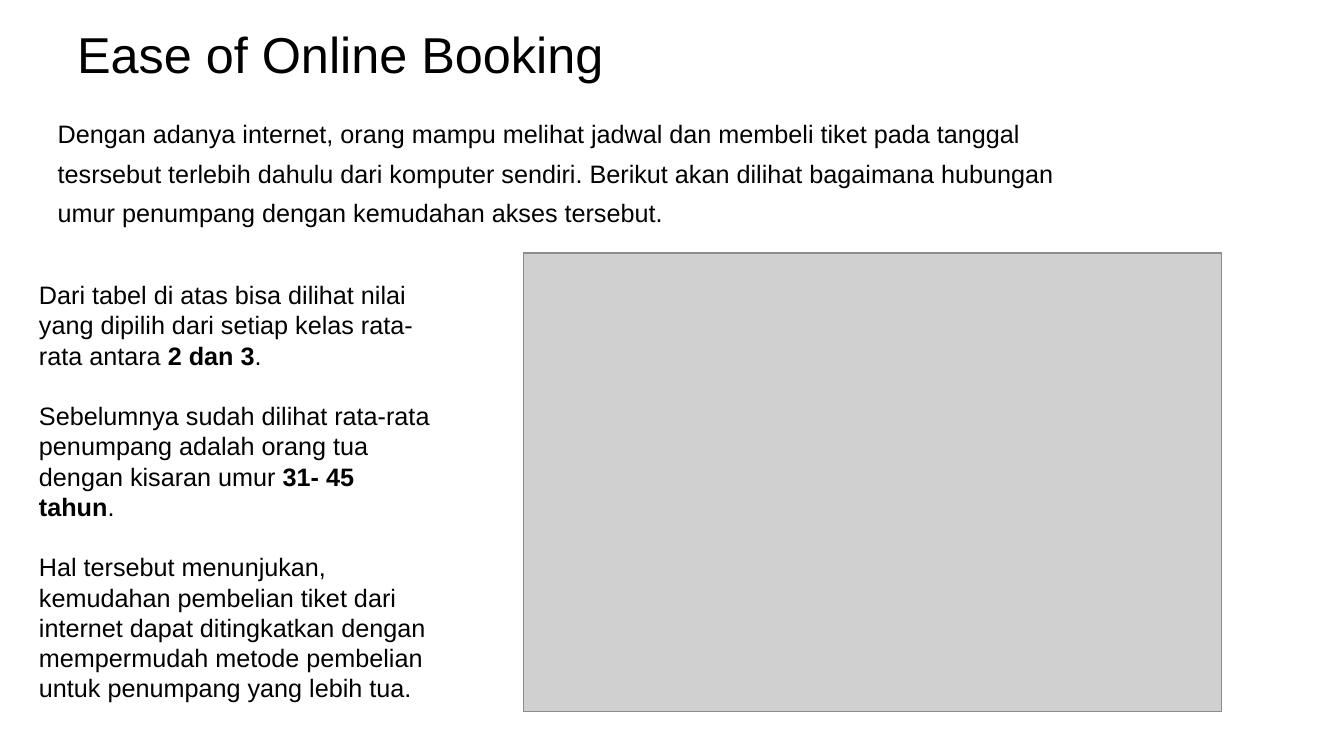
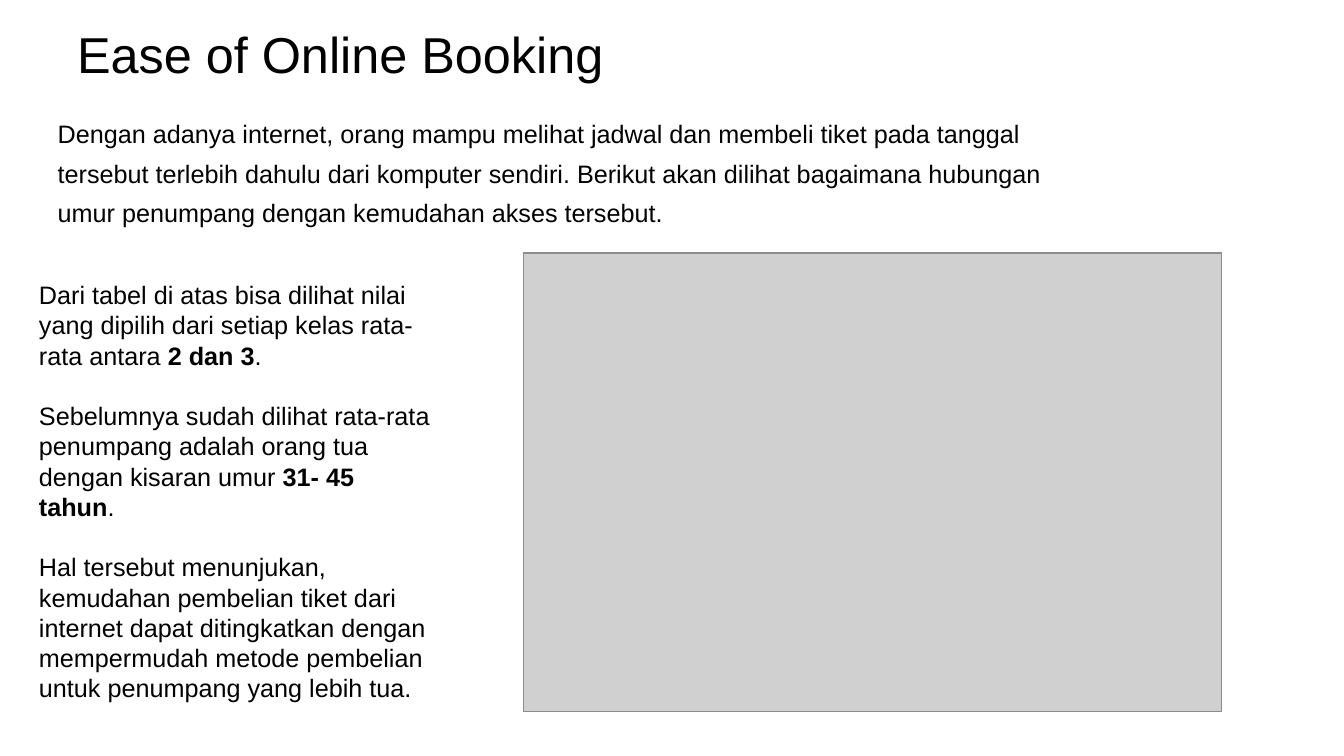
Before and after one commit to edolas315/Capstone-Modul-2, a slide deck: slide 16 of Capstone Modul 2.pptx (slide 15 before the commit). Drawn at 1344x756 pixels with LibreOffice and Linux fonts; fonts in the diff are those of the drawing; grey boxes stand for pictures; background and template pictures are left out. Boxes give left, top, right and bottom in pixels: in the first picture for what was removed or moved away, otherwise in the second. Text is boxed around its words. In the diff, an @@ line names an element or a change of style, - is before the commit and + after.

```diff
--- a/Capstone Modul 2.pptx
+++ b/Capstone Modul 2.pptx
@@ text at (58, 124, 1040, 228): text changed @@
-Dengan adanya internet, orang mampu melihat jadwal dan membeli tiket pada tanggal tesrsebut terlebih dahulu dari komputer sendiri. Berikut akan dilihat bagaimana hubungan umur penumpang dengan kemudahan akses tersebut.
+Dengan adanya internet, orang mampu melihat jadwal dan membeli tiket pada tanggal tersebut terlebih dahulu dari komputer sendiri. Berikut akan dilihat bagaimana hubungan umur penumpang dengan kemudahan akses tersebut.
```
Also in this commit, not shown: 4 other slides changed.
